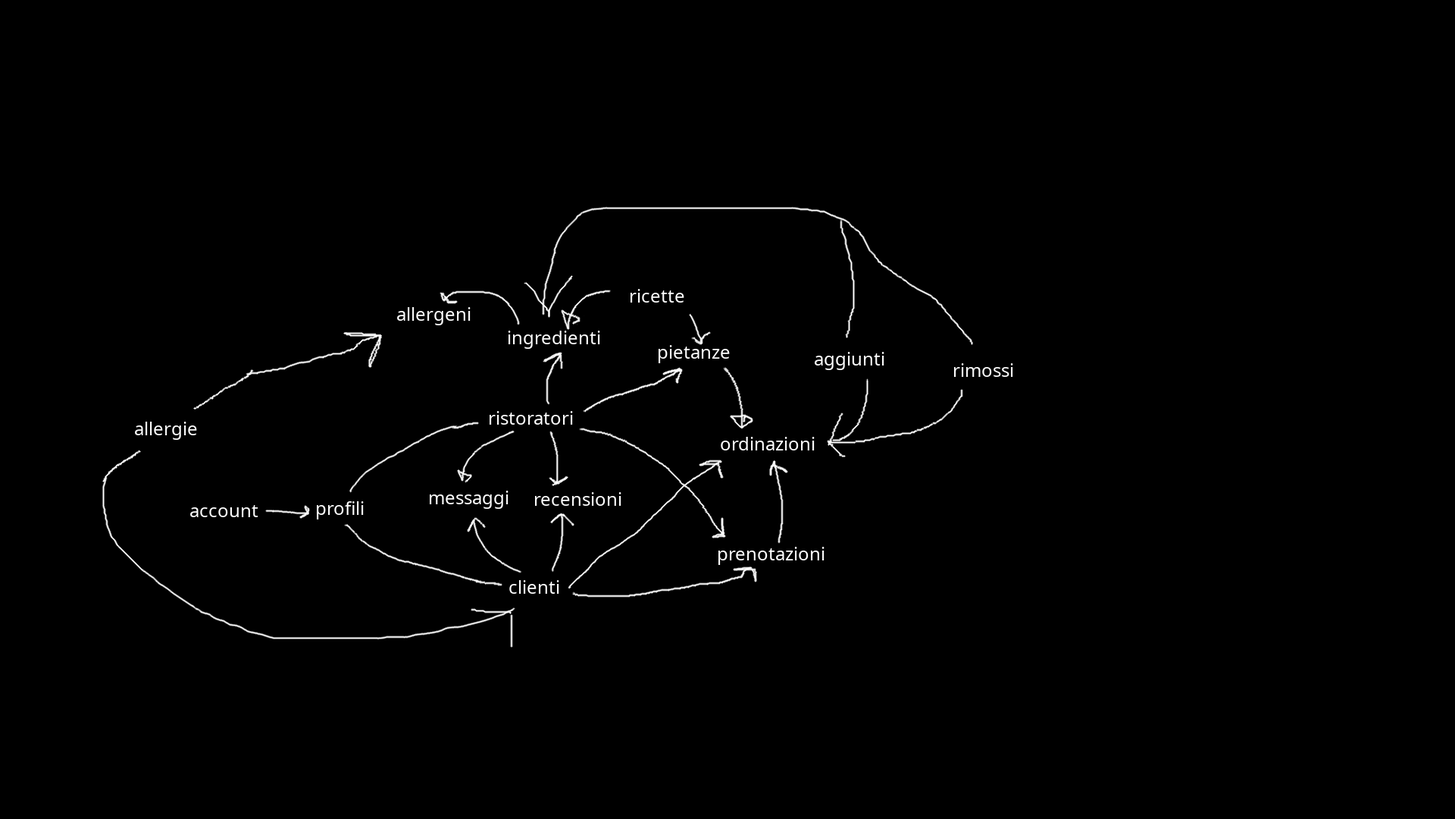
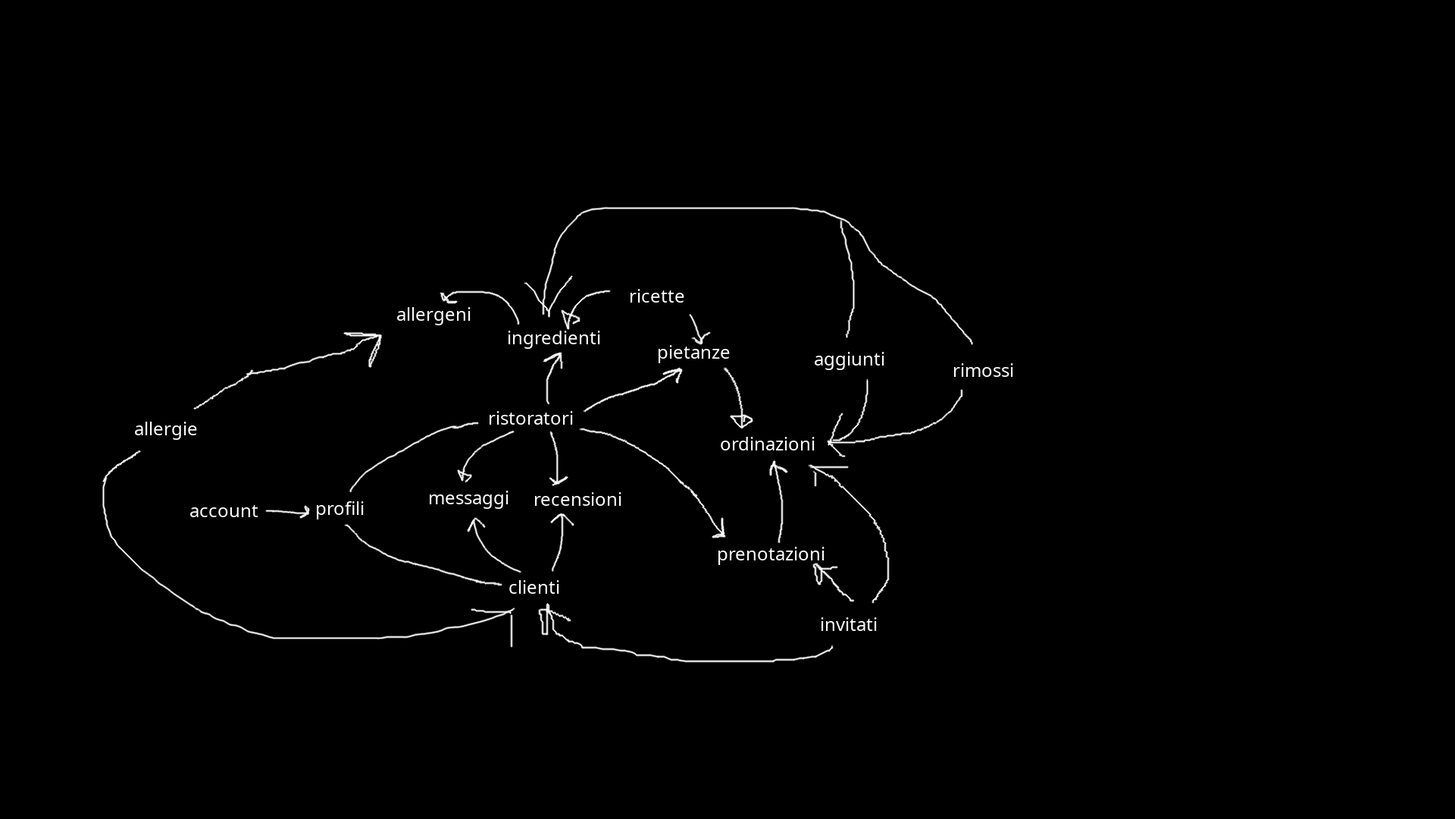
Layered file, before and after one edit (1455x819). Changes by layer:
painted on "Livello" over [538, 459, 890, 663]
added layer "invitati" above "rimossi" over [820, 616, 877, 631]
